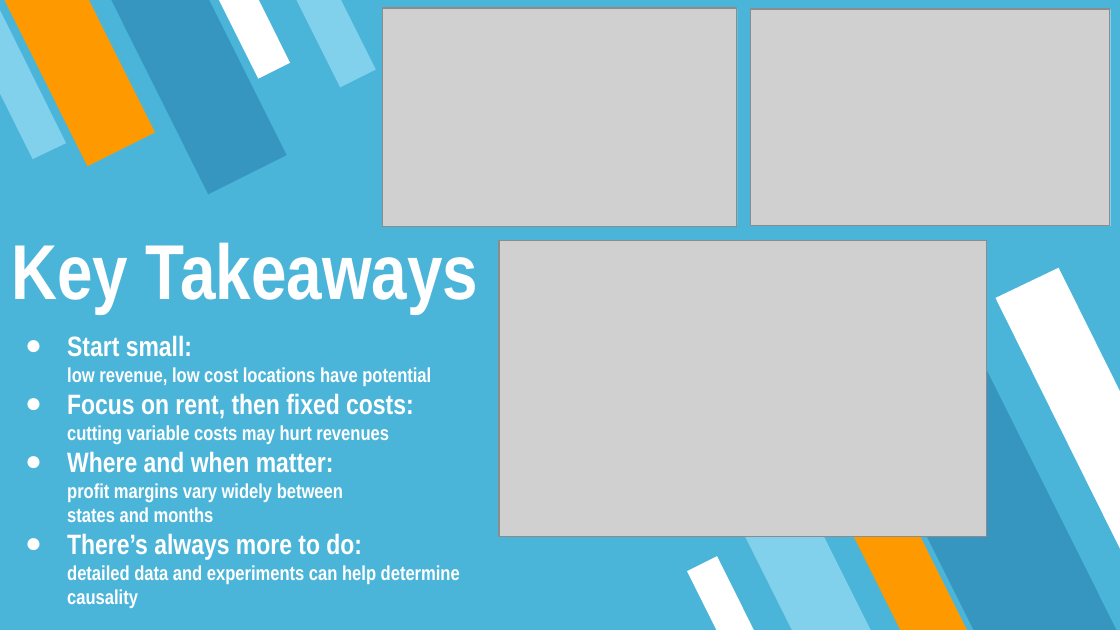
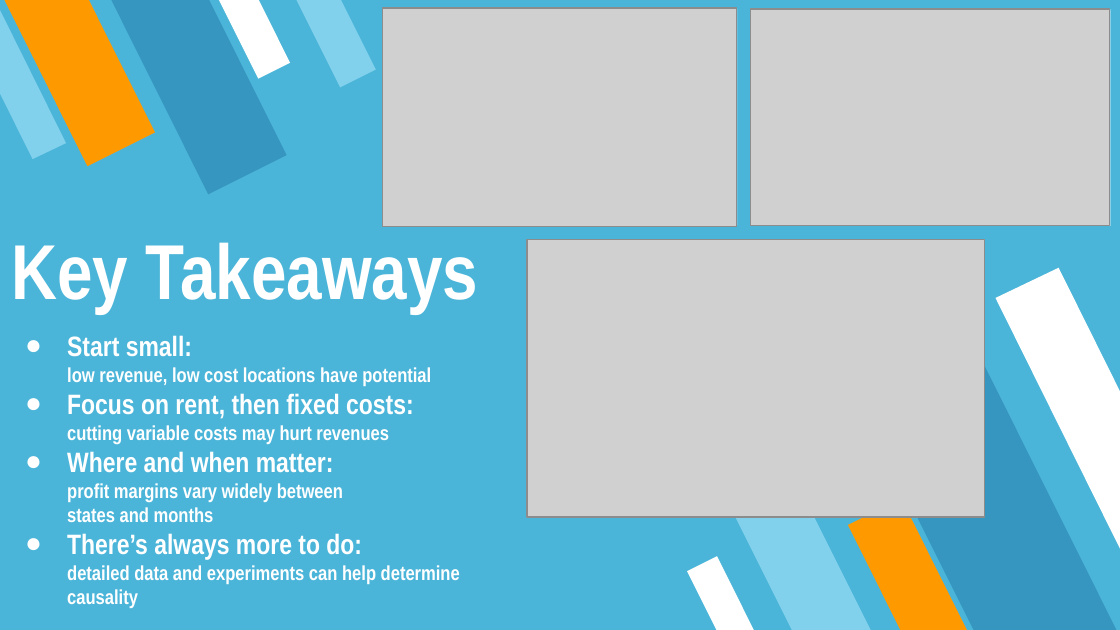
Before and after one commit to MichaelYinGH/assessment, a slide deck: slide 1 of slides.pptx. Drawn at 1120x630 pixels with LibreOffice and Linux fonts; fonts in the diff are those of the drawing; grey boxes stand for pictures. Boxes give left, top, right and bottom in pixels: in the first picture for what was removed or moved away, otherwise in the second. Text is boxed around its words. In the diff, an @@ line names an element or a change of style, - is before the commit and + after.

Commit message:
Slight change in slide aesthetic

```diff
--- a/slides.pptx
+++ b/slides.pptx
@@ picture: place and size @@
-picture at <box>500,241,987,536</box>
+picture at <box>528,240,986,517</box>
@@ rectangle: place and size @@
-rectangle at <box>500,241,987,535</box>
+rectangle at <box>528,240,986,516</box>
```
